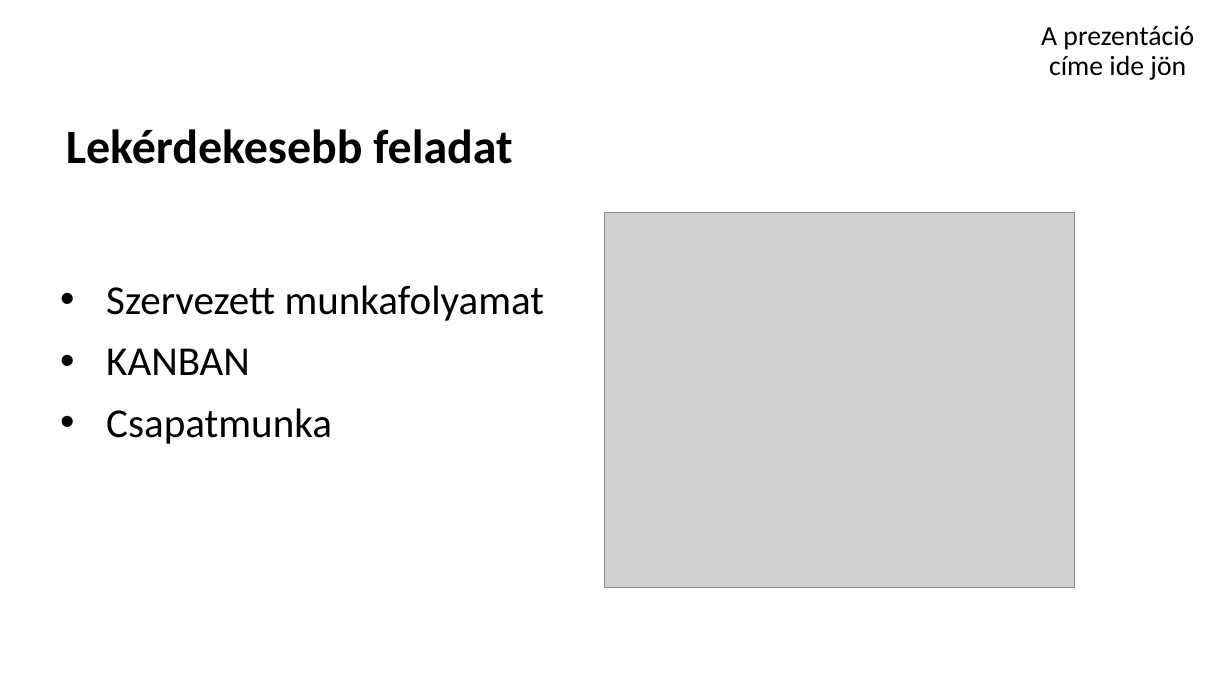
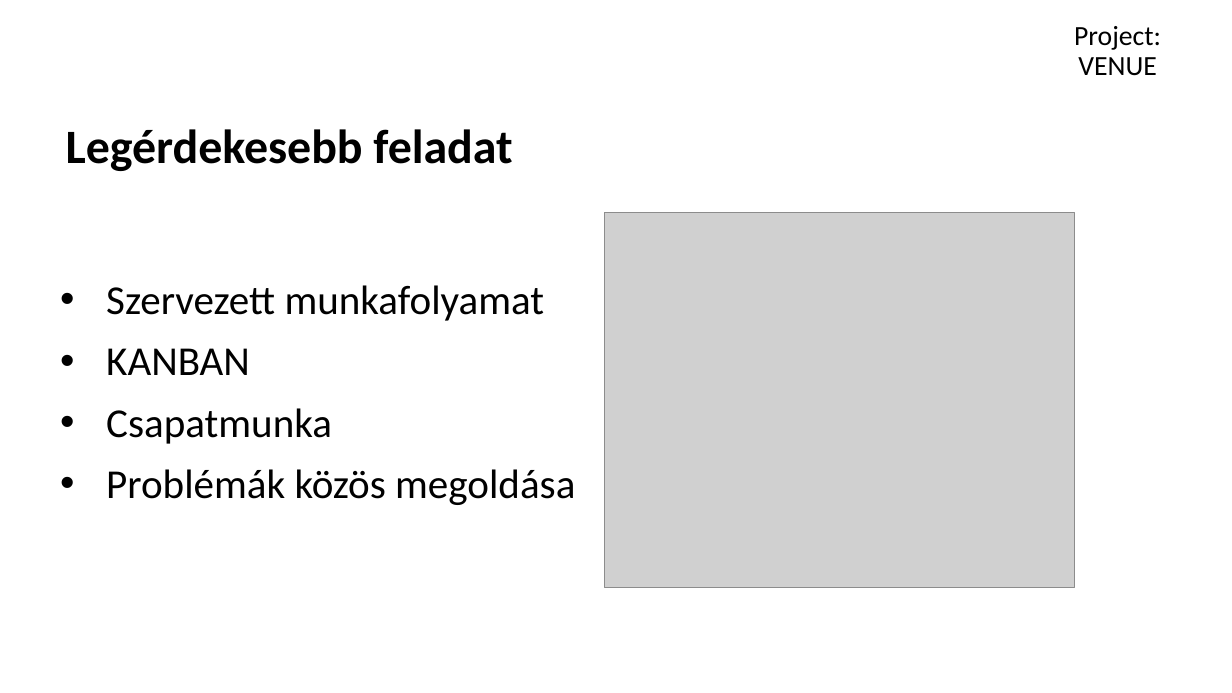
Before and after one commit to schonherz-java-ee-2016-summer/project, a slide deck: slide 8 of presentations/venue/nagykeri_bence/nagykeri_bence_prezi.pptx. Drawn at 1232x693 pixels with LibreOffice and Linux fonts; fonts in the diff are those of the drawing; grey boxes stand for pictures; background and template pictures are left out. Boxes give left, top, right and bottom in pixels: in the first picture for what was removed or moved away, otherwise in the second. Text is boxed around its words. In the diff, an @@ line names an element or a change of style, - is before the commit and + after.

Commit message:
Update

```diff
--- a/presentations/venue/nagykeri_bence/nagykeri_bence_prezi.pptx
+++ b/presentations/venue/nagykeri_bence/nagykeri_bence_prezi.pptx
@@ title at (1074,26,1161,76): text changed @@
-A prezentáció címe ide jön
+Project:
+VENUE
@@ subtitle at (66,129,512,171): text changed @@
-Lekérdekesebb feladat
+Legérdekesebb feladat
@@ text at (106,469,575,505): paragraph added @@
+• Problémák közös megoldása
```
Also in this commit, not shown: 7 other slides changed.
